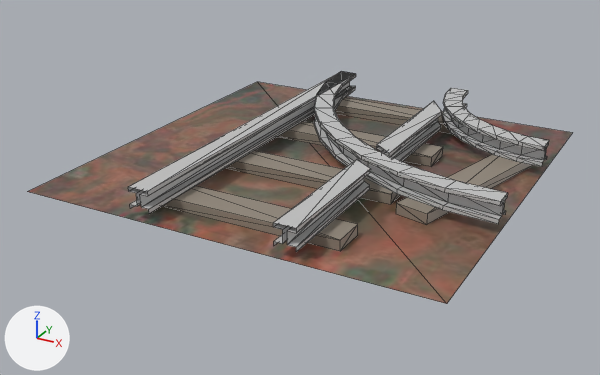
Before and after pictures for a commit that changed the glTF model mould-men/Assets/CaveTileset/cave_minetracks/cave_minetracks_splitL.glb.
Camera for both pictures: a camera (50 mm lens) standing at (1.76, -3.44, 1.54) and looking at (-0.06, -0.13, -0.12). Every picture has the same lights, and +X, +Y and +Z are marked at lower left. The picture after the commit comes second. Mesh edges are drawn as thin lines. Vertices at exactly the same position are counted once.

Objects in the first picture: 'TrackSplitL'.
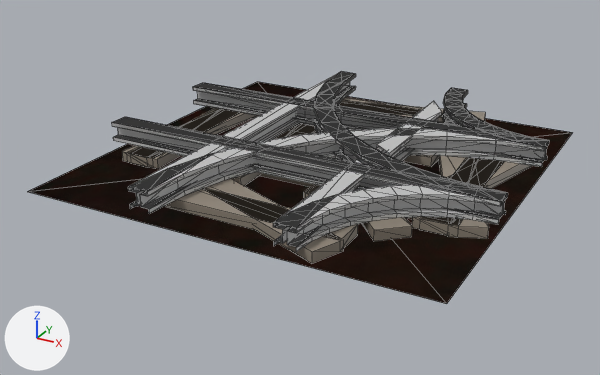
Changed parts and their boxes (x1, y1, x2, y2) in the pictures (600 x 375 px; the box of a moved part takes in the faces that stretch with it):
'TrackSplitL', reshaped, turned
    before: (28, 72, 573, 304)
    after: (29, 82, 573, 303)
'TrackCurve-col', added
    after: (32, 82, 568, 304)
    faces in mat_metal (light grey #c4c4c4): (128, 128, 549, 252)
    faces in mat_wood (grey #92887b): (202, 155, 489, 264)
    faces in mat_cave (picture img_461223183): (32, 82, 568, 304)
'TrackSplitL-col', added
    after: (32, 72, 570, 303)
    faces in mat_metal (light grey #c4c4c4): (129, 72, 547, 247)
    faces in mat_wood (grey #92887b): (163, 98, 532, 248)
    faces in mat_cave (picture img_461223183): (32, 84, 570, 303)
'TrackSplitR-col', added
    after: (33, 74, 560, 300)
    faces in mat_metal (light grey #c4c4c4): (112, 74, 548, 219)
    faces in mat_wood (grey #92887b): (127, 101, 505, 235)
    faces in mat_cave (picture img_461223183): (33, 83, 560, 300)
'TrackStraight1-col', added
    after: (28, 82, 572, 301)
    faces in mat_cave (picture img_461223183): (28, 82, 572, 301)
    faces in mat_wood (grey #92887b): (130, 108, 500, 234)
    faces in mat_metal (light grey #c4c4c4): (112, 83, 549, 219)
part 1 of me_plane_011, moved or reshaped (not visible afterwards)
    before: (396, 154, 533, 225)
part 2 of me_plane_011, moved or reshaped (mostly hidden afterwards)
    before: (335, 98, 452, 134)
    after: (438, 158, 504, 221)
part 3 of me_plane_011, added
    after: (122, 109, 258, 167)
part 4 of me_plane_011, deleted
    before: (376, 101, 442, 162)
part 5 of me_plane_011, deleted
    before: (163, 186, 358, 251)
part 6 of me_plane_011, deleted
    before: (277, 121, 443, 167)
part 7 of me_plane_011, deleted
    before: (226, 151, 400, 204)
part 8 of me_plane_011, built on
    before: (128, 72, 549, 252)
    after: (116, 83, 548, 219)
part 9 of me_plane_011, surface changed
    both: (29, 82, 573, 303)

The change, as a diff of the scene's bpy script:
```diff
--- a/mould-men/Assets/CaveTileset/cave_minetracks/cave_minetracks_splitL.glb.py
+++ b/mould-men/Assets/CaveTileset/cave_minetracks/cave_minetracks_splitL.glb.py
@@ me_plane_011 @@
 # used by ob_tracksplitl; location = (0.0, 0.0, 0.0); rotation_euler = (0.0, 0.0, 1.571), in degrees (0, 0, 90)
-me_plane_011.from_pydata(...)  # 356 vertices, 514 faces; spans x -1.0..1.0, y -1.0..1.0, z 0.0..0.15
+me_plane_011.from_pydata(...)  # 84 vertices, 86 faces; spans x -1.0..1.0, y -1.0..1.0, z 0.0..0.15
+# me_plane_011 part 1: the loose piece of 8 vertices spanning x -0.45..0.56, y -0.96..-0.56, z 0.0..0.05 is turned -71.6 degrees about the z axis through its middle, then moved by (0.19, 0.76, 0.0)
+# me_plane_011 part 2: the loose piece of 8 vertices spanning x 0.67..0.83, y -0.5..0.5, z 0.0..0.05 is mirrored in y about its middle, then moved by (0.0, 0.03, 0.0)
+# me_plane_011 part 3: the loose piece of 8 vertices spanning x -0.45..0.56, y -0.96..-0.56, z 0.0..0.05 is copied, and the copy is turned -79.7 degrees about the z axis through its middle, then moved by (-0.81, 0.76, 0.0); it spans x -0.87..-0.64, y -0.5..0.5, z 0.0..0.05
+# me_plane_011 part 4: the loose piece of 24 vertices spanning x -0.12..0.72, y -0.4..-0.3, z 0.05..0.15 is deleted
+# me_plane_011 part 5: the loose piece of 8 vertices spanning x -0.83..-0.67, y -0.5..0.5, z 0.0..0.05 is deleted
+# me_plane_011 part 6: the loose piece of 8 vertices spanning x 0.17..0.33, y -0.5..0.5, z 0.0..0.05 is deleted
+# me_plane_011 part 7: the loose piece of 8 vertices spanning x -0.33..-0.17, y -0.5..0.5, z 0.0..0.05 is deleted
+# me_plane_011 part 8
+# 240 vertices are removed from x -0.4..1.0, y -1.0..0.4, z 0.05..0.15
+# 440 faces are deleted
+# 44 new faces join them, mat_metal (light grey #c4c4c4)
+# me_plane_011 part 9: 2 kept faces spanning x -1.0..1.0, y -1.0..1.0, z 0.0 get new texture (UV) coordinates
+# other edits to the shape of me_plane_011 do not show in these pictures
 me_plane_011.materials.append(mat_wood)
@@ ob_tracksplitl @@
 ob_tracksplitl.location = (0.0, 0.0, 0.0)
-ob_tracksplitl.rotation_euler = (0.0, 0.0, 1.571)  # degrees (0, 0, 90)
@@ ob_trackstraight1_col @@
+ob_trackstraight1_col = bpy.data.objects.new('TrackStraight1-col', me_plane_001)  # 84 vertices, 86 faces; spans x -1.0..1.0, y -1.0..1.0, z 0.0..0.15; in mat_wood (grey #92887b), mat_metal (light grey #c4c4c4), mat_cave (picture img_461223183)
+ob_trackstraight1_col.location = (0.0, 0.0, 0.0)
@@ ob_tracksplitl_col @@
+ob_tracksplitl_col = bpy.data.objects.new('TrackSplitL-col', me_plane_011_1)  # 356 vertices, 514 faces; spans x -1.0..1.0, y -1.0..1.0, z 0.0..0.15; in mat_wood (grey #92887b), mat_metal (light grey #c4c4c4), mat_cave (picture img_461223183)
+ob_tracksplitl_col.location = (0.0, 0.0, 0.0)
@@ ob_trackcurve_col @@
+ob_trackcurve_col = bpy.data.objects.new('TrackCurve-col', me_plane_005)  # 268 vertices, 428 faces; spans x -1.0..1.0, y -1.0..1.0, z 0.0..0.15; in mat_wood (grey #92887b), mat_metal (light grey #c4c4c4), mat_cave (picture img_461223183)
+ob_trackcurve_col.location = (0.0, 0.0, 0.0)
@@ ob_tracksplitr_col @@
+ob_tracksplitr_col = bpy.data.objects.new('TrackSplitR-col', me_plane_007)  # 356 vertices, 514 faces; spans x -1.0..1.0, y -1.0..1.0, z 0.0..0.15; in mat_wood (grey #92887b), mat_metal (light grey #c4c4c4), mat_cave (picture img_461223183)
+ob_tracksplitr_col.location = (0.0, 0.0, 0.0)
```
